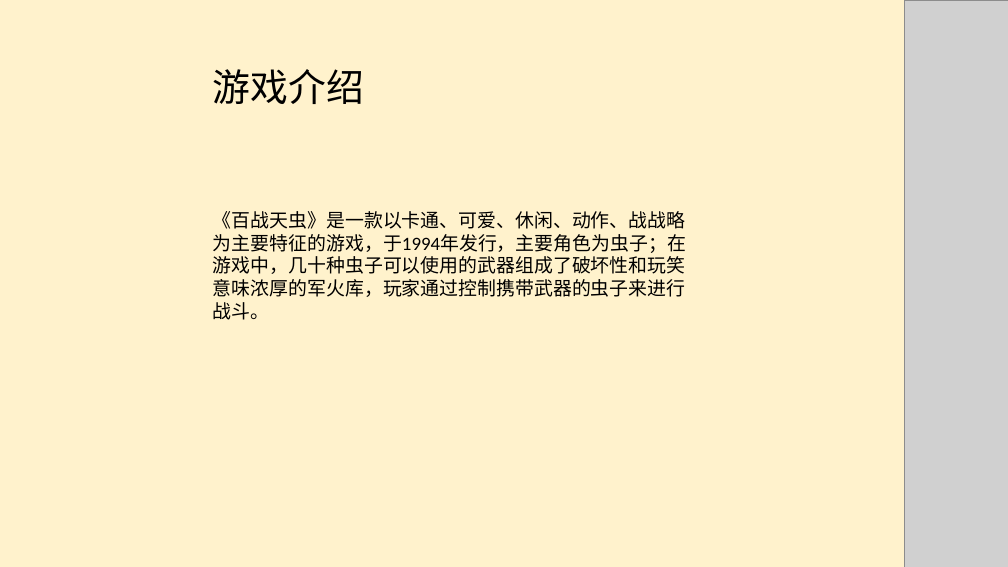
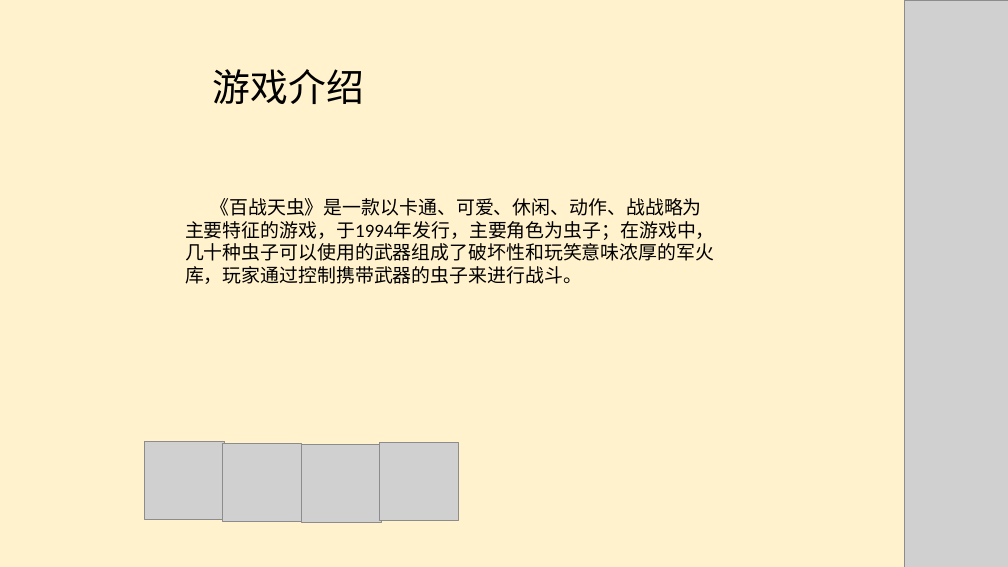
Before and after one commit to CatherineIsNotHere/MyStudyProject, a slide deck: slide 2 of huiZhongLesson/答辩文件/天津软件1班_2D游戏_柴彧_百战天虫/百战天虫.pptx. Drawn at 1008x567 pixels with LibreOffice and Linux fonts; fonts in the diff are those of the drawing; grey boxes stand for pictures. Boxes give left, top, right and bottom in pixels: in the first picture for what was removed or moved away, otherwise in the second. Text is boxed around its words. In the diff, an @@ line names an element or a change of style, - is before the commit and + after.

```diff
--- a/huiZhongLesson/答辩文件/天津软件1班_2D游戏_柴彧_百战天虫/百战天虫.pptx
+++ b/huiZhongLesson/答辩文件/天津软件1班_2D游戏_柴彧_百战天虫/百战天虫.pptx
@@ text "《百战天虫》是一款以卡通、可爱、休闲、动作、战战略为主要特征的游戏，于1994年发行，主要角色为虫子；在游戏中，几十种虫 ..." rewrapped from (213, 211, 686, 320) to (185, 198, 715, 284) @@
@@ picture added at (144, 441, 224, 519) @@
@@ picture added at (222, 443, 302, 521) @@
@@ picture added at (302, 445, 381, 523) @@
@@ picture added at (380, 442, 459, 520) @@
```
Also in this commit, not shown: 4 other slides changed, 53 other files.
